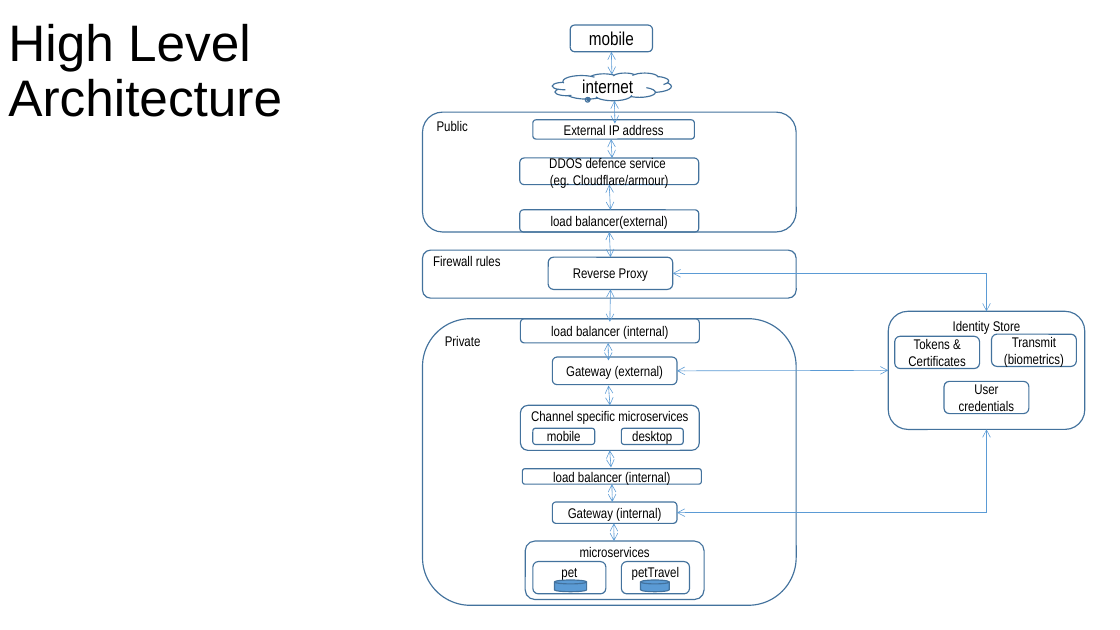
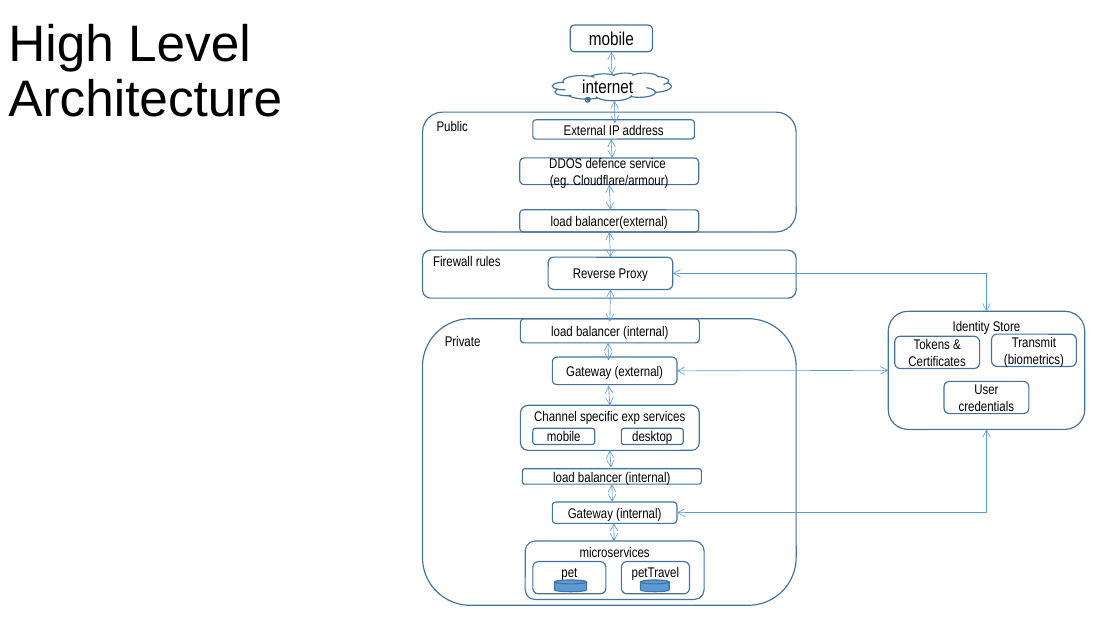
Before and after one commit to naren-u/PetApp, a slide deck: slide 2 of Pet App Presentation.pptx. Drawn at 1120x630 pixels with LibreOffice and Linux fonts; fonts in the diff are those of the drawing. Boxes give left, top, right and bottom in pixels: in the first picture for what was removed or moved away, otherwise in the second. Text is boxed around its words. In the diff, an @@ line names an element or a change of style, - is before the commit and + after.

```diff
--- a/Pet App Presentation.pptx
+++ b/Pet App Presentation.pptx
@@ text in rounded rectangle at [534,411,685,424]: text changed @@
-Channel specific microservices
+Channel specific exp services
```
Also in this commit, not shown: 1 other slide changed.
